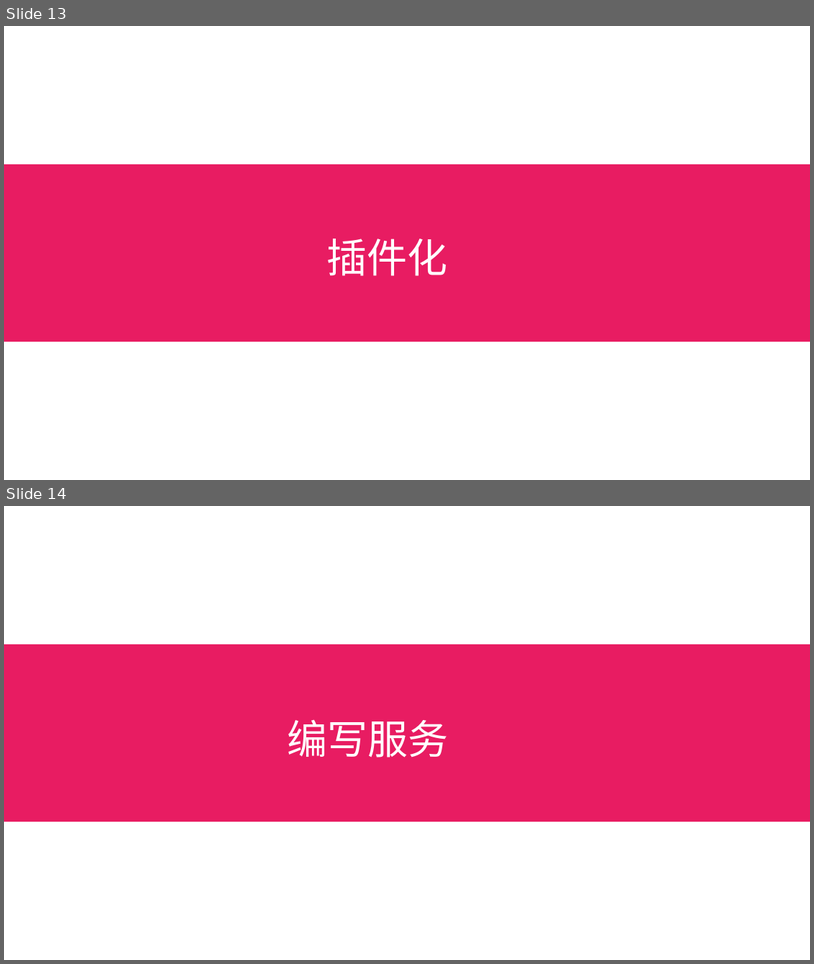
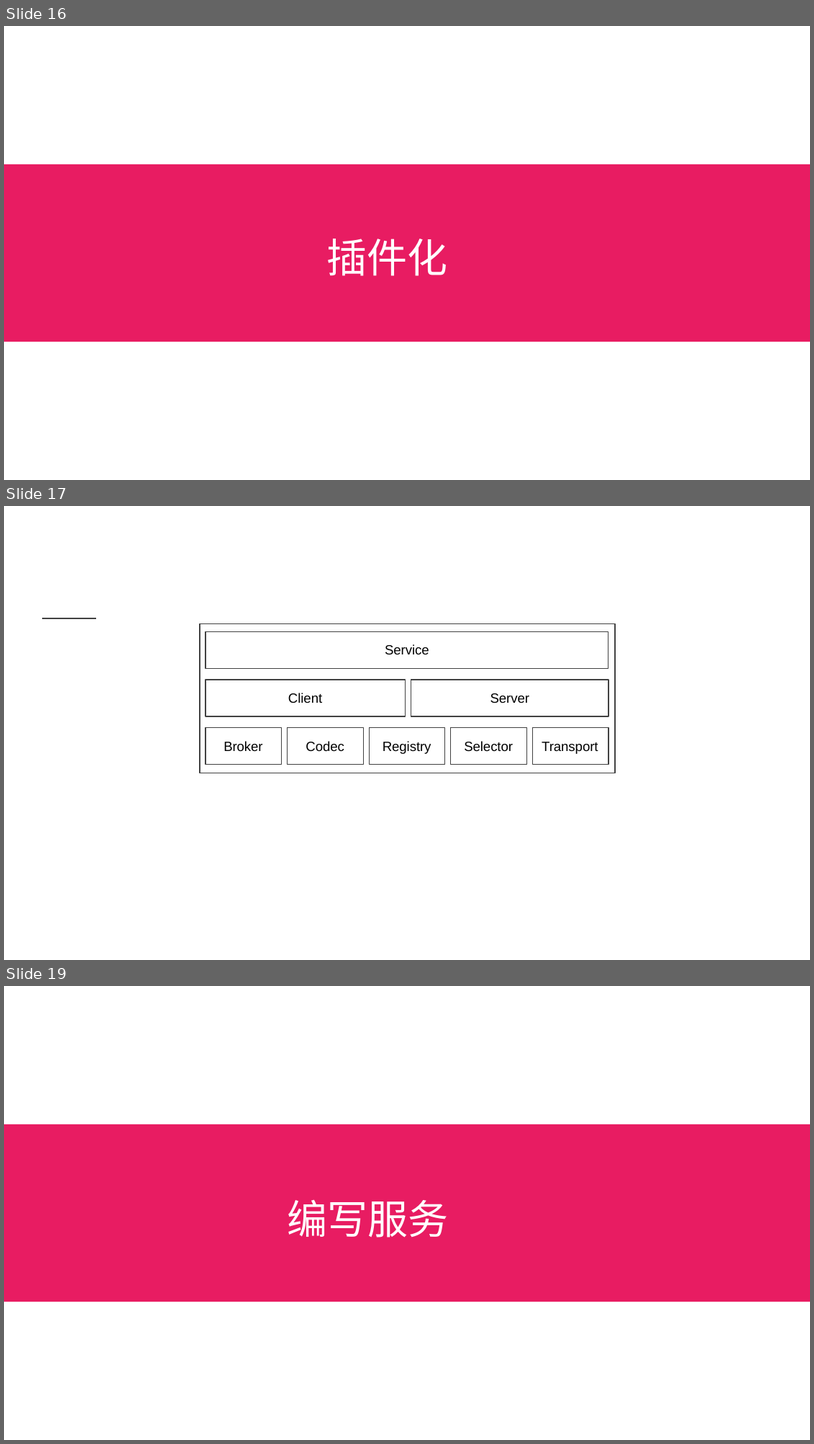
Before and after one commit to printfcoder/stack-rpc-tutorials, a slide deck: others/share/learning-go/【第一期】Go-Micro框架设计.pptx. Shown one above the other, each under a label of ours: slides 13 and 14 before the commit, slides 16, 17 and 19 after it; the slides between them are not shown. The pictures are 814x964 and 814x1444 pixels, drawn with LibreOffice and Linux fonts; fonts in the diff are those of the drawing. Boxes give left, top, right and bottom in pixels: in the first picture for what was removed or moved away, otherwise in the second. Text is boxed around its words. In the diff, an @@ line names an element or a change of style, - is before the commit and + after.

Commit message:
reading transport 分类

```diff
--- a/others/share/learning-go/【第一期】Go-Micro框架设计.pptx
+++ b/others/share/learning-go/【第一期】Go-Micro框架设计.pptx
@@ slide 17 added at bbox=[4, 506, 810, 960], background #FFFFFF @@
@@ freeform shape added at bbox=[42, 618, 96, 618], outline #424242 1.5 pt @@
@@ freeform shape added at bbox=[200, 624, 615, 773], outline #424242 0.75 pt @@
@@ rectangle added at bbox=[206, 632, 609, 669], outline #424242 0.75 pt, 12 pt, text #000000 @@
+Service
@@ rectangle added at bbox=[206, 680, 406, 716], outline #424242 0.75 pt, 12 pt, text #000000 @@
+Client
@@ rectangle added at bbox=[412, 680, 609, 716], outline #424242 0.75 pt, 12 pt, text #000000 @@
+Server
@@ rectangle added at bbox=[206, 728, 281, 765], outline #424242 0.75 pt, 12 pt, text #000000 @@
+Broker
@@ rectangle added at bbox=[287, 728, 363, 765], outline #424242 0.75 pt, 12 pt, text #000000 @@
+Codec
@@ rectangle added at bbox=[369, 728, 445, 765], outline #424242 0.75 pt, 12 pt, text #000000 @@
+Registry
@@ rectangle added at bbox=[450, 728, 527, 765], outline #424242 0.75 pt, 12 pt, text #000000 @@
+Selector
@@ rectangle added at bbox=[533, 728, 609, 765], outline #424242 0.75 pt, 12 pt, text #000000 @@
+Transport
@@ what was slide 13 is now slide 16 @@
@@ what was slide 14 is now slide 19 @@
```
Also in this commit, not shown: 1 slide changed, 4 other slides added, 3 other files.
